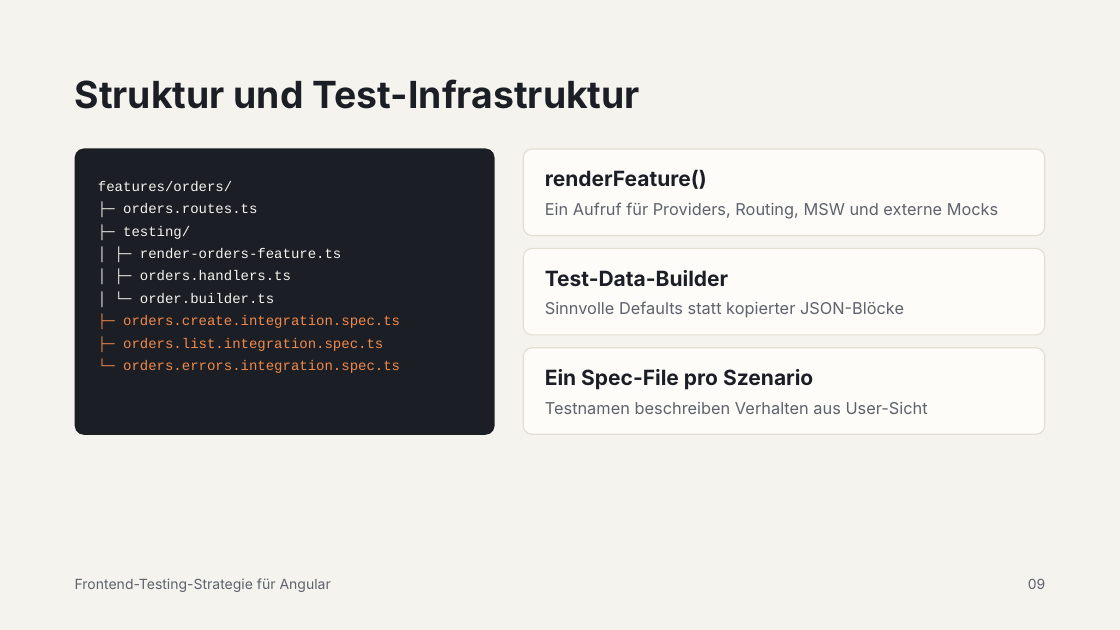
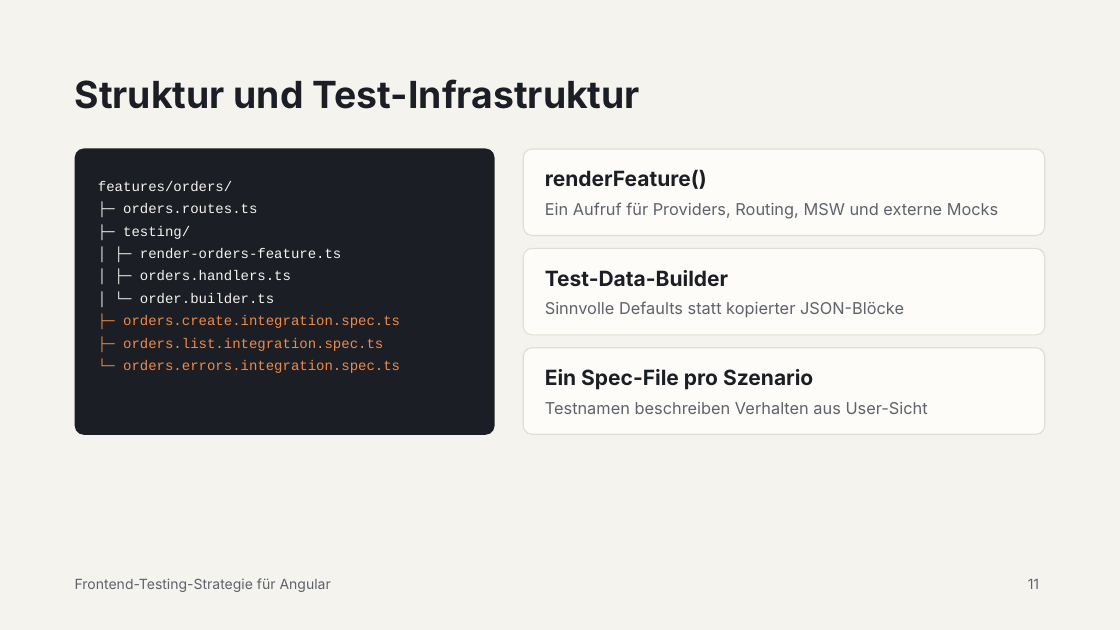
Before and after one commit to michaelbe812/mo-transfer, a slide deck: slide 11 of docs/Frontend-Testing-Strategie für Angular.pptx (slide 9 before the commit). Drawn at 1120x630 pixels with LibreOffice and Linux fonts; fonts in the diff are those of the drawing. Boxes give left, top, right and bottom in pixels: in the first picture for what was removed or moved away, otherwise in the second. Text is boxed around its words. In the diff, an @@ line names an element or a change of style, - is before the commit and + after.

```diff
--- a/docs/Frontend-Testing-Strategie für Angular.pptx
+++ b/docs/Frontend-Testing-Strategie für Angular.pptx
@@ text at <box>1028,579,1039,589</box>: text changed @@
-09
+11
```
Also in this commit, not shown: 8 other slides changed, 2 slides added.
